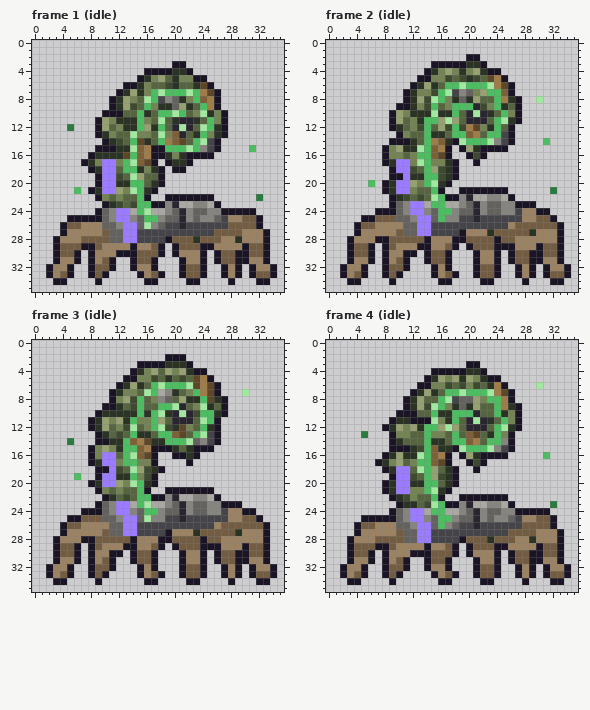
Pixel-art file, stored at tools/art/creatures/rootseer/rootseer.aseprite. Above, as it was before the edit.
36x36 pixels, 29 frames. Shown: frame 1 (idle), frame 2 (idle), frame 3 (idle), frame 4 (idle). The commit also changed other frames, which this record leaves out.
Now the later version:
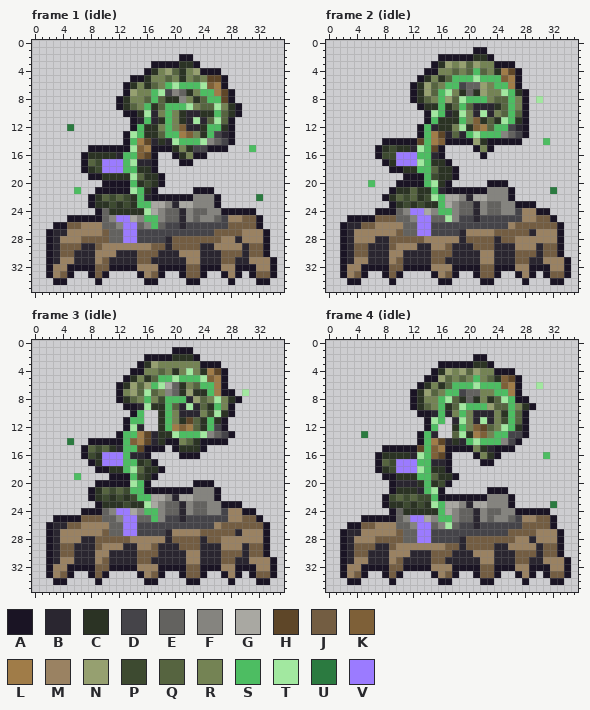
Palette (. is transparent): A #1a1424  B #2a2630  C #2b3324  D #454449  E #63625f  F #85847f  G #a9a8a2  H #5e4628  J #735d42  K #7e6038  L #a07c48  M #9a8262  N #96a070  P #3d4a30  Q #566440  R #748354  S #4dbd62  T #a2e8a0  U #2b7a40  V #9b7bff
Changes in this commit:
Changed rows in their new state; - is an unchanged pixel.
Frame 1 (idle), layers "glow", "leds", "corpo":
first column x 2:
 2 -------------------AA------------
 3 ---------------AAA-CCA-----------
 4 ---------------CRNQ-RNAAA--------
 5 ------------A---R-RC-QRHHA-------
 6 ------------CRC-RSTSSSTKLA-------
 7 ----------.A-R---DFECRSSLHA------
 8 ---------.AC-RQ-QCCF-CQSSHA------
 9 ---------.ACQR-CQSSSTRQQTRCA-----
10 --------...AACTBR-RCBBC-SQCA-----
11 -------.....ABSBCSRC-TBQTQA------
12 -------.....A-C-RSRK-BC-SCA------
13 -------....A-SCCQSSLKRCSDBA------
14 --------...A-LHBCBTSS--FEDA------
15 ------A---AA-----ACRCDDA-A-------
16 -----AC---BS--H-..A-R--.---------
17 ------QP--V--BB--..A-------------
18 -----ACP--V---CA.-..-------------
19 ------A-CCCC-QCC-----------------
20 -------.AAAA-CP------------------
21 ------.AAAAA---------AAA---------
22 ------ACQPQPC-BAA----FFFA--------
23 ------ACCPCPC--GG------F---------
24 ---------CCCCC--FE---------------
25 ------------GF-------------------
26 -A------------FS-----------------
27 ABB------------------------------
28 AB---------------B---J-----B-----
29 AB---BB-----M---JBJ---BB----B----
30 AB--BBB---BBB---BBB---BBB--JB----
31 AB--BBB--BBBB--BBBBB--BBB--BB--MA
32 ----AA----AA---MAAA----AAM--A----
Frame 2 (idle), layers "glow", "leds", "corpo":
first column x 2:
 1 -------------------AA------------
 2 --------------AAAA-CCA-----------
 3 --------------CNRNQNRRAAA--------
 4 -------------A-RQRQSQRCLHA-------
 5 ------------C-CQSSSTSSSKLA-------
 6 -------------QR--DEENRSSLA-------
 7 ---------.ACNQ--RC-C-RRTSCA------
 8 ---------.ACQR-NQTSSSRQQSRA------
 9 --------...ACCSCQ-Q-BBCQSRA------
10 -------.....A-SBCTRBTBRQSQA------
11 -------.....A-CCCSRKC-C-SCA------
12 -------....A-BCCRTCKLQ-SDBA------
13 --------...A-LHBQBSTS--FEDA------
14 ------A---AH---A-AANCAAA-A-------
15 -----ACPC-B--HA.-..AR-..---------
16 -----APPVVV--BA.--..-------------
17 ----------V--CCA.--.-------------
18 --------ACCS-QC------------------
19 -------..AAA-PC------------------
20 ------..AAAA---------AAA---------
21 ------.ACCQCC-BAA----FFFA--------
22 ------ACQ--CP--GG------F---------
23 --------CPCPCC--FE---------------
24 ------------GF-------------------
25 -AA-----------ET-----------------
26 ABB------------------------------
27 ABM--------------B---M-----B-----
28 AB---BB-----M---MB----B----------
29 AB--BBB----BB---BBB---BBB---B----
30 AB--BBB--BBBB--JBBBB--BBB--JB----
31 AB--BBB--BBBB--BBBBB--BBB--BB--MA
32 ----AA----AAAM-MAAA----AAM--A----
Frame 3 (idle), layers "glow", "leds", "corpo":
first column x 2:
 1 ------------------AAA------------
 2 --------------AAA-CCCA-----------
 3 --------------CNRRRRRRAAA--------
 4 -------------A-R-RCRTRCLHA-------
 5 ------------C-CQSSTSSSTKLA-------
 6 -------------QN--GECRQSSLA-------
 7 ---------.A-N--QR-ECNCCSLAA------
 8 ---------.ACQRS-PSSSBNQRTRCA-----
 9 --------...AABTCC-Q-TBQ-SRA------
10 -------.....A-..CSRB-BRPTCA------
11 ------.....A-S..CSRCH-C-CA-------
12 ------.....A-B..CSLKL-CSDA-------
13 -------...AS-LHBCCTSS--FEDA------
14 ------A--AA----B-AARQCAA-A-------
15 -----AQPQCB--HA--.AC-C-.---------
16 -----APC--V-BBA.--.-A------------
17 ----------V--CP-----.------------
18 ---------CCS-QC------------------
19 -------..AAA-PC------------------
20 ------.AAAAA--A.-----AAA---------
21 ------ACQPQPS--AA----FFFA--------
22 ------ACP-PCP--GG------F---------
23 --------CCCPCC--FE---------------
24 ------------GF-------------------
25 -AA-----------ES-----------------
26 ABB------------------------------
27 ABM--------------B---M-----B-----
28 AB---BB-----M---MB----B----------
29 AB--BBB----BB---BBB---BBB---B----
30 AB--BBB--BBBB--JBBBB--BBB--JB----
31 AB--BBB--BBBB--BBBBB--BBB--BB--MA
32 ----AA----AAAM-MAAA----AAM--A----
Frame 4 (idle), layers "glow", "leds", "corpo":
first column x 2:
 2 -------------------AA------------
 3 --------------AAAA-CCA-----------
 4 --------------CNRNQNRRAAA--------
 5 -------------A-QRQRSRQCKHA-------
 6 ------------C-CQSSSTSSSKLA-------
 7 -------------QR--DEERRSSLA-------
 8 ---------.ACRR--QC-C-CQTSAA------
 9 ---------.ACQR-CQTSSSNQQSRCA-----
10 --------...AABSBR-R-BBR-SQA------
11 -------.....--S.BTRBTBRPSQA------
12 ------......A-..CSRKH-R-SCA------
13 -------....A-B..QTCLKR-SDDA------
14 -------....A-LHBCBSTS---DA-------
15 ------A---AH--LA-AARCBAA---------
16 -----AC-C-B---H--..ARC-.---------
17 ------QPVVV--BB---..-A-----------
18 -----ACP--V--CCA.--.-------------
19 ------A-CCCS-QC------------------
20 ------.ABBB--CPA.----------------
21 ------.ACCCB--A.-----AAA---------
22 ------APQ-QPP--AA----FFFA--------
23 ------ACCP-PC--GG------F---------
24 ---------CCCCC--FE---------------
25 ------------GF-------------------
26 -A------------FT-----------------
27 ABB------------------------------
28 AB---------------B---J-----B-----
29 AB---BB-----M---JBJ---BB----B----
30 AB--BBB---BBB---BBB---BBB--JB----
31 AB--BBB--BBBB--BBBBB--BBB--BB--MA
32 ----AA----AA---MAAA----AAM--A----
Boxes around the changes in both pictures, in picture pixels (x1, y1, x2, y2):
changed: (46, 54, 277, 271)
changed: (340, 47, 571, 271)
changed: (46, 347, 277, 571)
changed: (340, 354, 571, 571)
